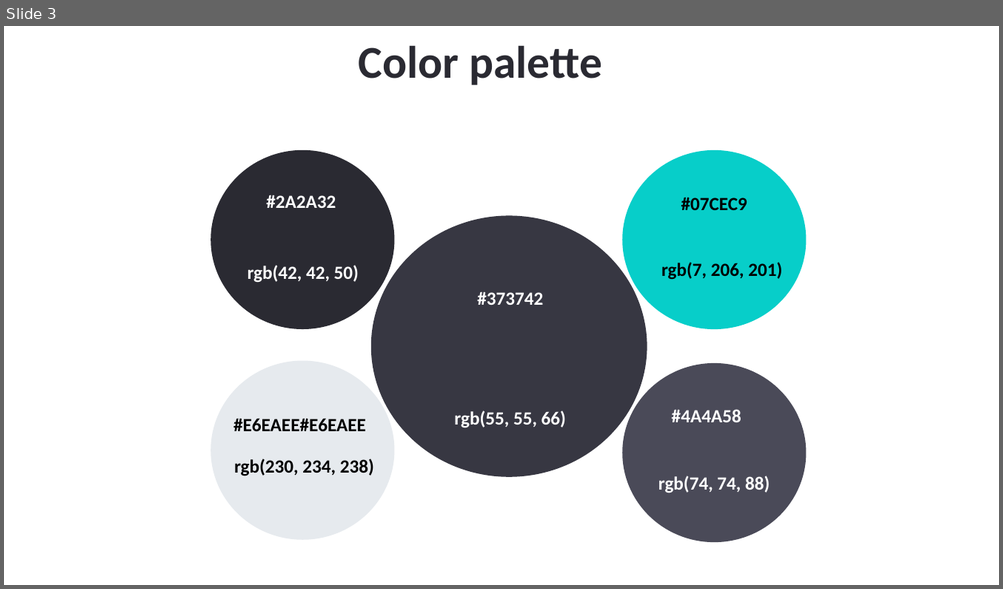
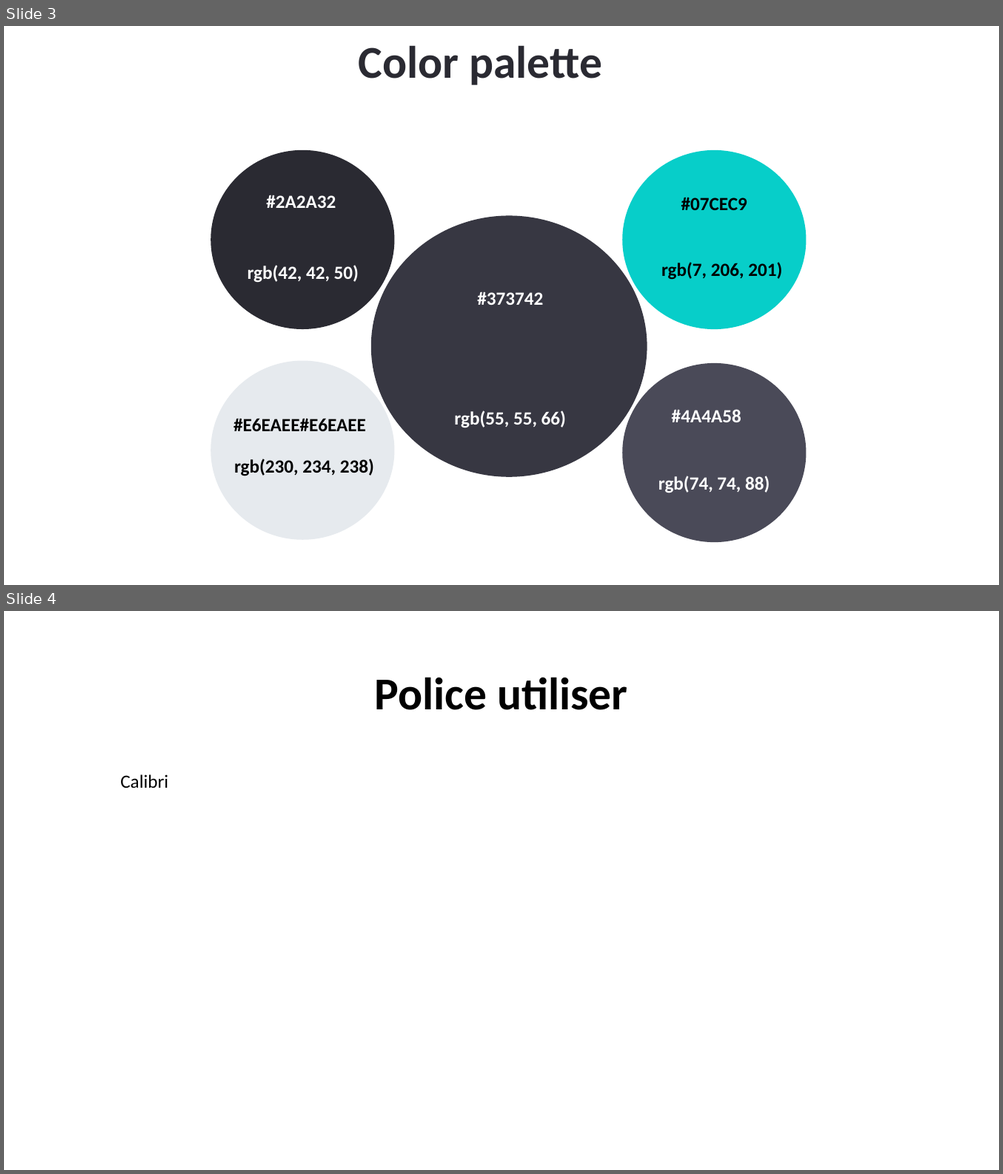
Before and after one commit to Fortuno-tech/Software, a slide deck: UI-model/UI design Fortico.pptx. Shown one above the other, each under a label of ours: slide 3 before the commit, slides 3 and 4 after it. The pictures are 1003x589 and 1003x1174 pixels, drawn with LibreOffice and Linux fonts; fonts in the diff are those of the drawing. Boxes give left, top, right and bottom in pixels: in the first picture for what was removed or moved away, otherwise in the second. Text is boxed around its words. In the diff, an @@ line names an element or a change of style, - is before the commit and + after.

```diff
--- a/UI-model/UI design Fortico.pptx
+++ b/UI-model/UI design Fortico.pptx
@@ slide 4 added at bbox=[4, 611, 999, 1170], background #FFFFFF @@
@@ title added at bbox=[374, 677, 628, 710], 44 pt, text #000000, bold @@
+Police utiliser
@@ text added at bbox=[120, 775, 168, 788], 18 pt, text #000000 @@
+Calibri
```
Also in this commit, not shown: 1 slide changed, 1 other slide added, 2 other files.
